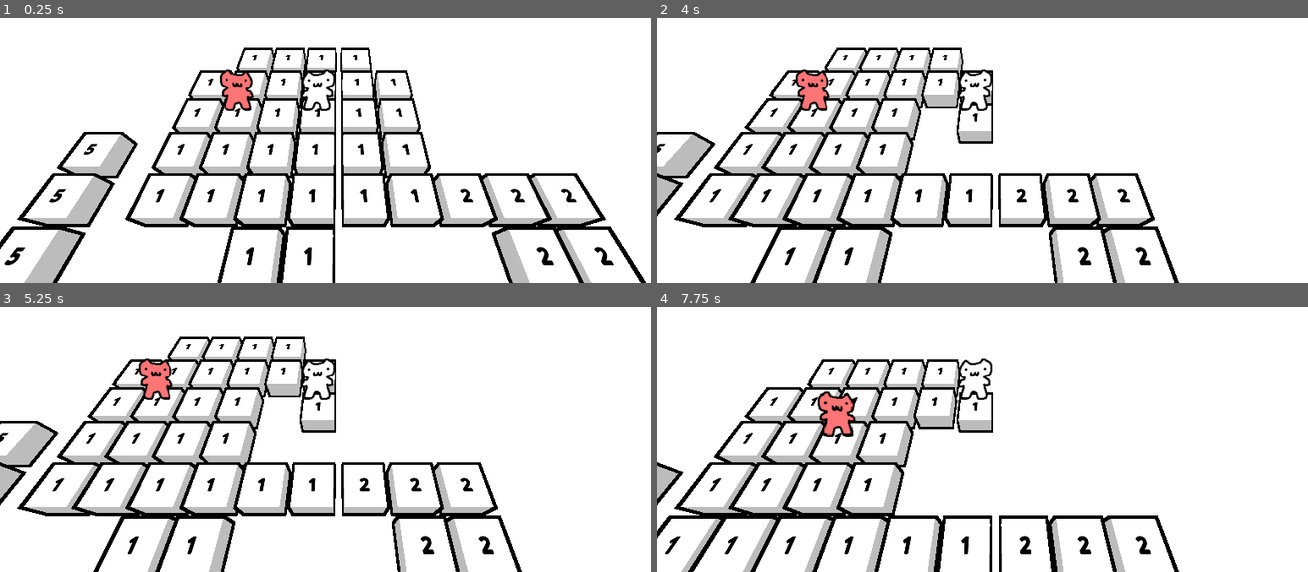
Above: before the commit, frames 1-4 (two rows, left to right).
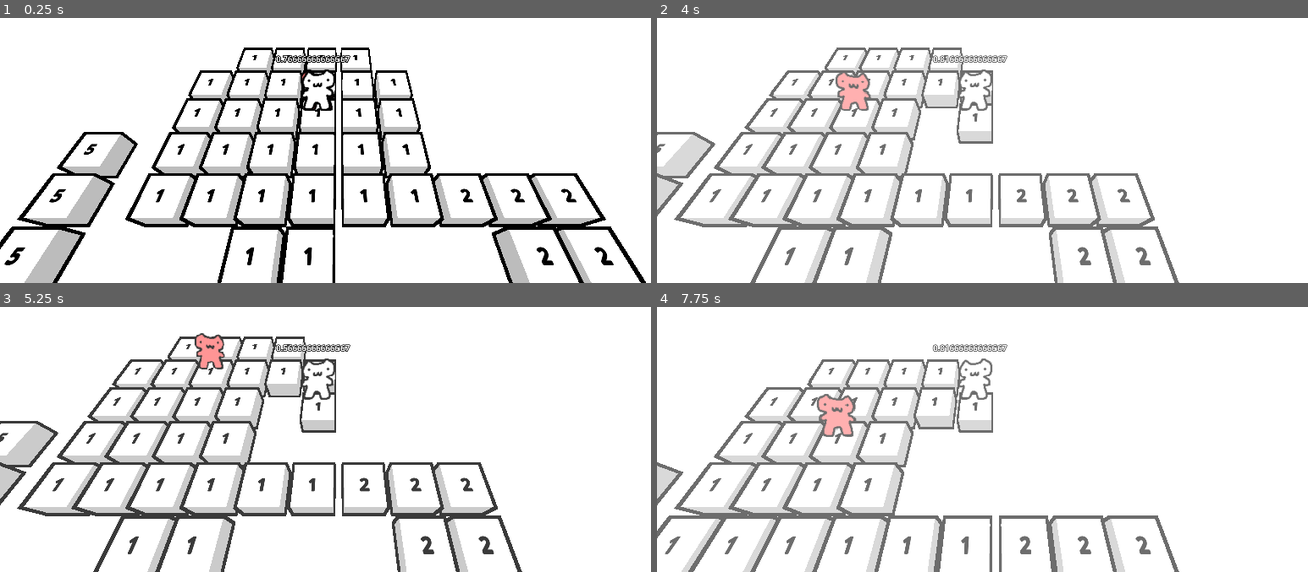
Above: after the commit, the same moments.

Repository: pxlinspace/gmtk-2026
Game: Godot game, scene res://scenes/levels/test_level.tscn
Two runs of this game, one before a commit and one after it. Both use one fixed random seed, a clock stepped at 60 frames per second and the inputs below.
Inputs (mouse positions are in pixels of both pictures, inside the frame that each line leads up to):
- Up to frame 1 (0.25 s): no input
- Up to frame 2 (4 s): tap Enter at 0.5, 2, 3.5 s; move the mouse to (1145, 73) at 0.52 s; hold D (right) 0.53-1.28 s; tap Alt at 0.6, 2.1, 3.6 s; click (1145, 73) at 0.67 s; tap Space at 1.25, 2.75 s; move the mouse to (858, 113) at 1.27 s; hold S (down) 1.28-2.03 s; tap Shift at 1.35, 2.85 s; move the mouse to (outside the picture) at 2.02 s; hold D (right) 2.03-2.78 s; move the mouse to (962, 169) at 2.77 s; hold W (up) 2.78-3.53 s; click (962, 169) at 2.92 s; move the mouse to (1197, 150) at 3.52 s; hold A (left) from 3.53 s (still down)
- Up to frame 3 (5.25 s): move the mouse to (136, 325) at 4.27 s; tap Shift at 4.35 s; move the mouse to (371, 381) at 5.02 s; release A (left) at 5.03 s; hold S (down) from 5.03 s (still down); tap Alt at 5.1 s; click (371, 381) at 5.17 s
- Up to frame 4 (7.75 s): tap Space at 5.75 s; move the mouse to (outside the picture) at 5.77 s; release S (down) at 5.78 s; hold D (right) 5.78-6.53 s; tap Shift at 5.85, 7.35 s; move the mouse to (1145, 362) at 6.52 s; hold W (up) 6.53-7.28 s; tap Alt at 6.6 s; move the mouse to (858, 402) at 7.27 s; hold D (right) from 7.28 s (still down); click (858, 402) at 7.42 s

The runs differ from the first frame. In frame 1, 0.9% of the frame differs, in the area x 33-54%, y 14-36%; in frame 2, 16%, in the area x 0-81%, y 11-100%; in frame 3, 8.7%; in frame 4, 13%.

Commit message:
add time limit

Diff:
--- a/scenes/enemies/base_enemy.tscn
+++ b/scenes/enemies/base_enemy.tscn
@@ -13,5 +13,6 @@
 shape = SubResource("BoxShape3D_bibkx")
 
 [node name="Anchor" type="Node3D" parent="." unique_id=1440443172]
+top_level = true
 
 [node name="TileSprite" parent="Anchor" unique_id=2049415869 instance=ExtResource("2_qf3h2")]
--- a/scenes/enemies/pattern_enemy.tscn
+++ b/scenes/enemies/pattern_enemy.tscn
@@ -6,6 +6,7 @@
 
 [node name="PatternEnemy" unique_id=1295660293 instance=ExtResource("1_mtoyf")]
 script = ExtResource("2_2rwsl")
+pattern = Array[Vector3i]([])
 
 [node name="TileSprite" parent="Anchor" parent_id_path=PackedInt32Array(1440443172) index="0" unique_id=2049415869]
 flip_h = true
--- a/scenes/levels/level.gd
+++ b/scenes/levels/level.gd
@@ -2,10 +2,23 @@
 
 const tile_scene = preload("res://scenes/tile/tile.tscn")
 
+## how long before the time automatically steps
+@export var level_countdown_time: float = 1.0
+
 @onready var level_map: GridMap = $LevelMap
+@onready var level_timer: Timer = $LevelTimer
+@onready var timer_label: Label3D = $Player/TimeLabel
+@onready var flashbang: ColorRect = $HudLayer/Flashbang
 
 func _ready() -> void:
+	Events.timestep.connect(_on_timestep)
+
 	spawn_tiles()
+	level_timer.wait_time = level_countdown_time
+	level_timer.start()
+
+func _process(dt: float) -> void:
+	timer_label.text = str(level_timer.time_left)
 
 func spawn_tiles() -> void:
 	var cells: Array[Vector3i] = level_map.get_used_cells()
@@ -18,3 +31,13 @@
 		tile.global_position = level_map.to_global(cell_pos)
 		tile.set_countdown(int(level_map.mesh_library.get_item_name(idx)))
 	level_map.queue_free()
+
+func _on_timestep(_curr_timestep: int) -> void:
+	level_timer.start()
+
+func _on_level_timer_timeout() -> void:
+	Clock.advance_time()
+
+	var flashbang_tween := create_tween()
+	flashbang.color.a = 0.6
+	flashbang_tween.tween_property(flashbang, "color:a", 0.0, 0.75)
--- a/scenes/levels/test_level.tscn
+++ b/scenes/levels/test_level.tscn
@@ -31,6 +31,18 @@
 [node name="TestLevel" type="Node3D" unique_id=1990532022]
 script = ExtResource("1_fr1um")
 
+[node name="HudLayer" type="CanvasLayer" parent="." unique_id=775466758]
+
+[node name="Flashbang" type="ColorRect" parent="HudLayer" unique_id=226712831]
+anchors_preset = 15
+anchor_right = 1.0
+anchor_bottom = 1.0
+grow_horizontal = 2
+grow_vertical = 2
+color = Color(1, 1, 1, 0)
+
+[node name="LevelTimer" type="Timer" parent="." unique_id=1438316184]
+
 [node name="DirectionalLight3D" type="DirectionalLight3D" parent="." unique_id=1325903831]
 transform = Transform3D(-1, 7.5710346e-08, -4.3711385e-08, 0, 0.49999997, 0.86602545, 8.742278e-08, 0.86602545, -0.49999997, 0, 2, 0)
 shadow_enabled = true
@@ -46,6 +58,13 @@
 
 [node name="Player" parent="." unique_id=289280773 instance=ExtResource("2_yautc")]
 
+[node name="TimeLabel" type="Label3D" parent="Player" unique_id=1047470890]
+transform = Transform3D(1, 0, 0, 0, 1, 0, 0, 0, 1, 0.5, 1.7, 0.5)
+billboard = 1
+text = "asdfasdf"
+
 [node name="PatternEnemy" parent="." unique_id=1295660293 instance=ExtResource("4_v45ci")]
 transform = Transform3D(1, 0, 0, 0, 1, 0, 0, 0, 1, -2, 0, 0)
 pattern = Array[Vector3i]([Vector3i(0, 0, 1), Vector3i(1, 0, 0), Vector3i(0, 0, -1), Vector3i(-1, 0, 0)])
+
+[connection signal="timeout" from="LevelTimer" to="." method="_on_level_timer_timeout"]
